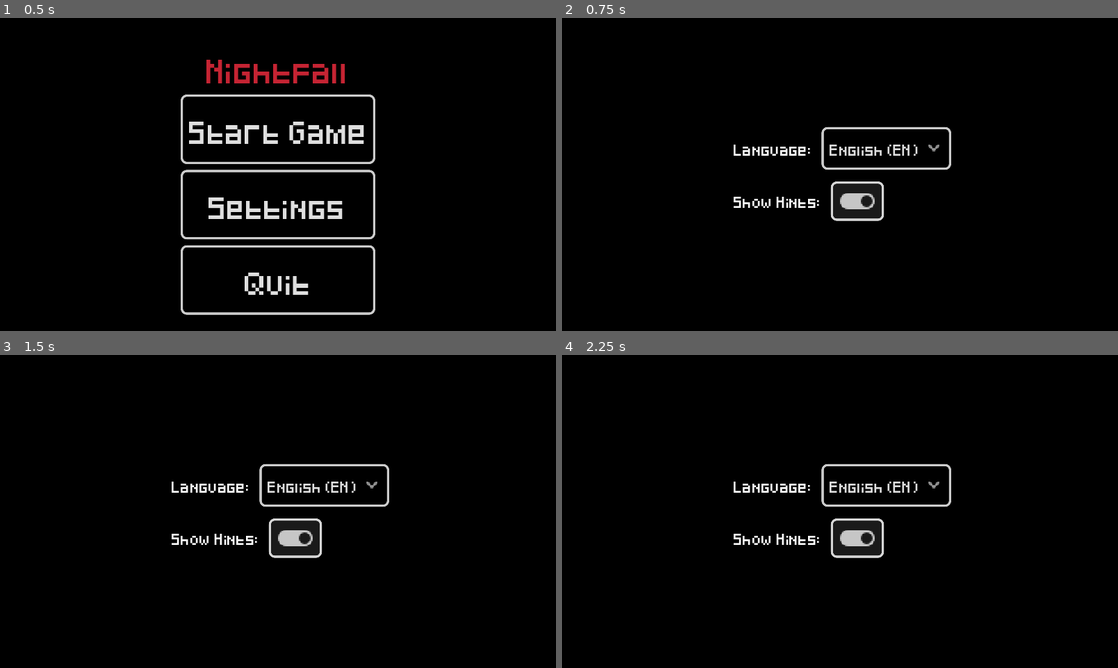
Above: before the commit, frames 1-4 (two rows, left to right).
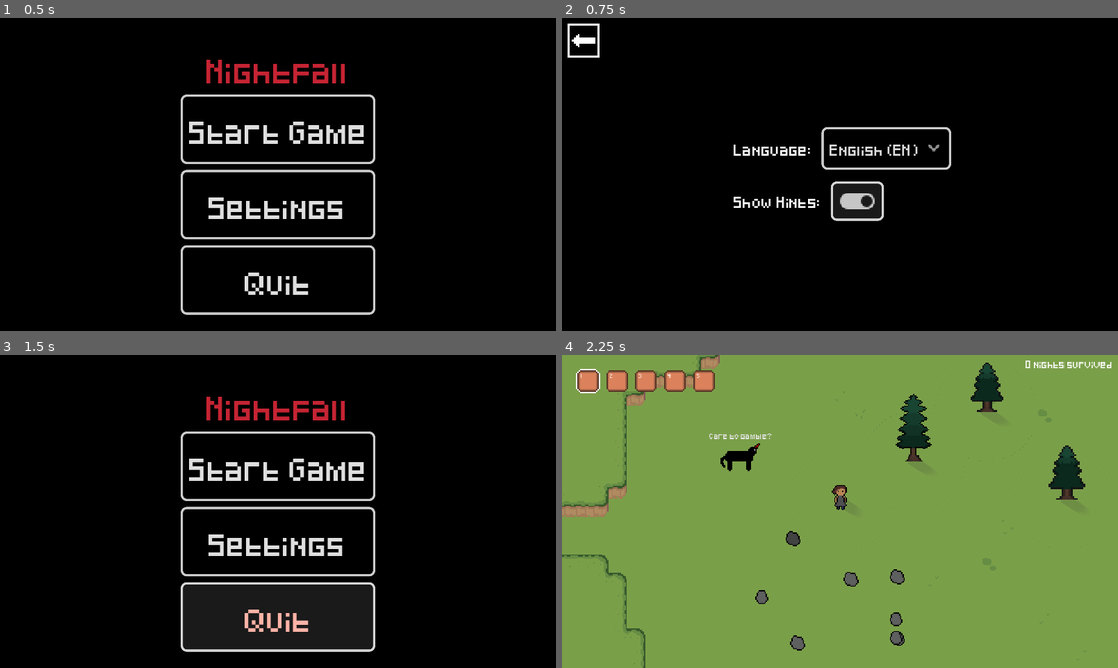
Above: after the commit, the same moments.

Repository: StormLight14/nightfall-mirror
Game: Godot game, scene res://ui/menus/main/main_menu.tscn
The game is run twice, just before and just after one commit, with the same random seed, the same clock (stepped at 60 frames per second) and the same inputs.
Inputs (mouse positions are in pixels of both pictures, inside the frame that each line leads up to):
- Up to frame 1 (0.5 s): no input
- Up to frame 2 (0.75 s): click "Settings" at 0.5 s
- Up to frame 3 (1.5 s): click (22, 376) at 1.27 s
- Up to frame 4 (2.25 s): click (840, 467) at 2 s, where only the run after the commit has a clickable "Start Game"

Frame 1 is identical in both runs. In frame 2, 0.2% of the frame differs, in the area x 1-7%, y 1-13%; in frame 3, 14%; in frame 4, 99%, in the area x 0-100%, y 0-100%.

Commit message:
add back button to settings UI

Diff:
--- a/ui/settings/settings.gd
+++ b/ui/settings/settings.gd
@@ -20,3 +20,6 @@
 
 func _on_show_hints_check_toggled(toggled_on: bool) -> void:
 	Settings.show_hints = toggled_on
+
+func _on_back_button_pressed() -> void:
+	get_tree().change_scene_to_file("res://ui/menus/main/main_menu.tscn")
--- a/ui/settings/settings.tscn
+++ b/ui/settings/settings.tscn
@@ -1,6 +1,8 @@
-[gd_scene load_steps=2 format=3 uid="uid://0erp8mecscd5"]
+[gd_scene load_steps=4 format=3 uid="uid://0erp8mecscd5"]
 
 [ext_resource type="Script" path="res://ui/settings/settings.gd" id="1_83umr"]
+[ext_resource type="Texture2D" uid="uid://ddswasfl1482w" path="res://ui/buttons/back_button.png" id="2_s32sb"]
+[ext_resource type="Texture2D" uid="uid://ddhsv6gk535ee" path="res://ui/buttons/hover_back_button.png" id="3_2h3w4"]
 
 [node name="Settings" type="Control"]
 layout_mode = 3
@@ -73,5 +75,21 @@
 layout_mode = 2
 button_pressed = true
 
+[node name="MarginContainer" type="MarginContainer" parent="."]
+layout_mode = 0
+offset_right = 33.0
+offset_bottom = 34.0
+theme_override_constants/margin_left = 5
+theme_override_constants/margin_top = 5
+
+[node name="BackButton" type="TextureButton" parent="MarginContainer"]
+layout_mode = 2
+texture_normal = ExtResource("2_s32sb")
+texture_pressed = ExtResource("3_2h3w4")
+texture_hover = ExtResource("3_2h3w4")
+texture_focused = ExtResource("3_2h3w4")
+stretch_mode = 4
+
 [connection signal="item_selected" from="CenterContainer/VBoxContainer/Language/LanguageSelect" to="." method="_on_language_select_item_selected"]
 [connection signal="toggled" from="CenterContainer/VBoxContainer/ShowHints/ShowHintsCheck" to="." method="_on_show_hints_check_toggled"]
+[connection signal="pressed" from="MarginContainer/BackButton" to="." method="_on_back_button_pressed"]
Binary file added: ui/buttons/back_button.png
Not shown, added: ui/buttons/back_button.png.import
Binary file added: ui/buttons/hover_back_button.png
Not shown, added: ui/buttons/hover_back_button.png.import
